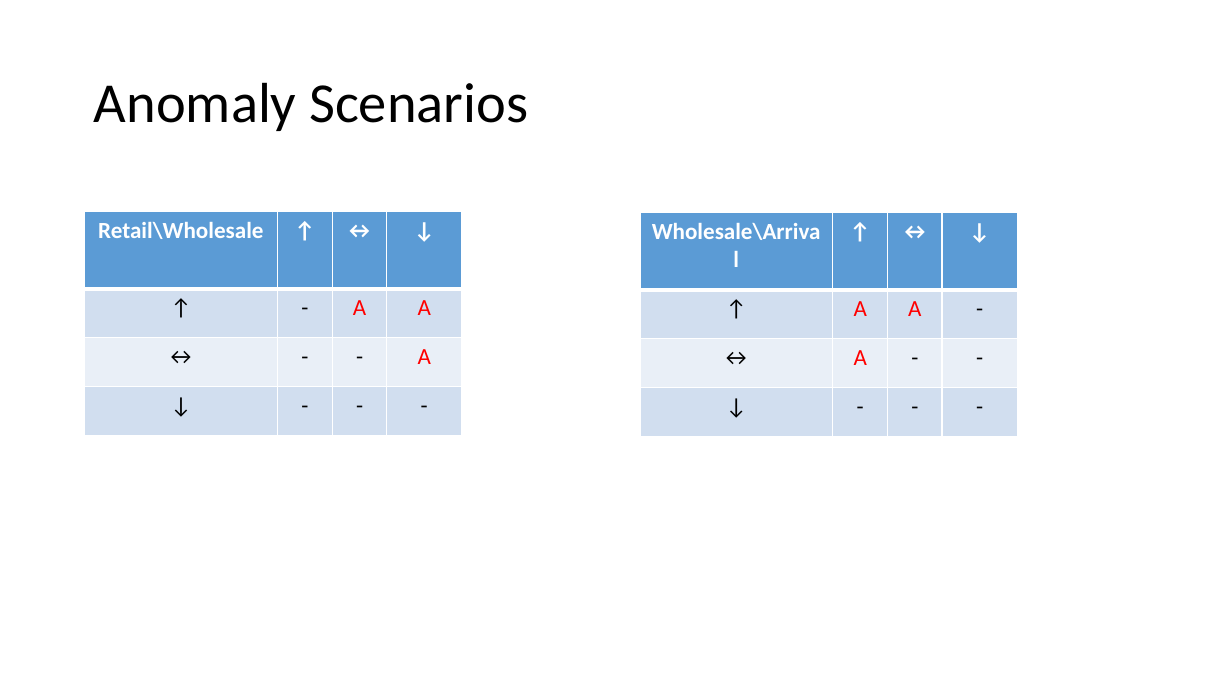
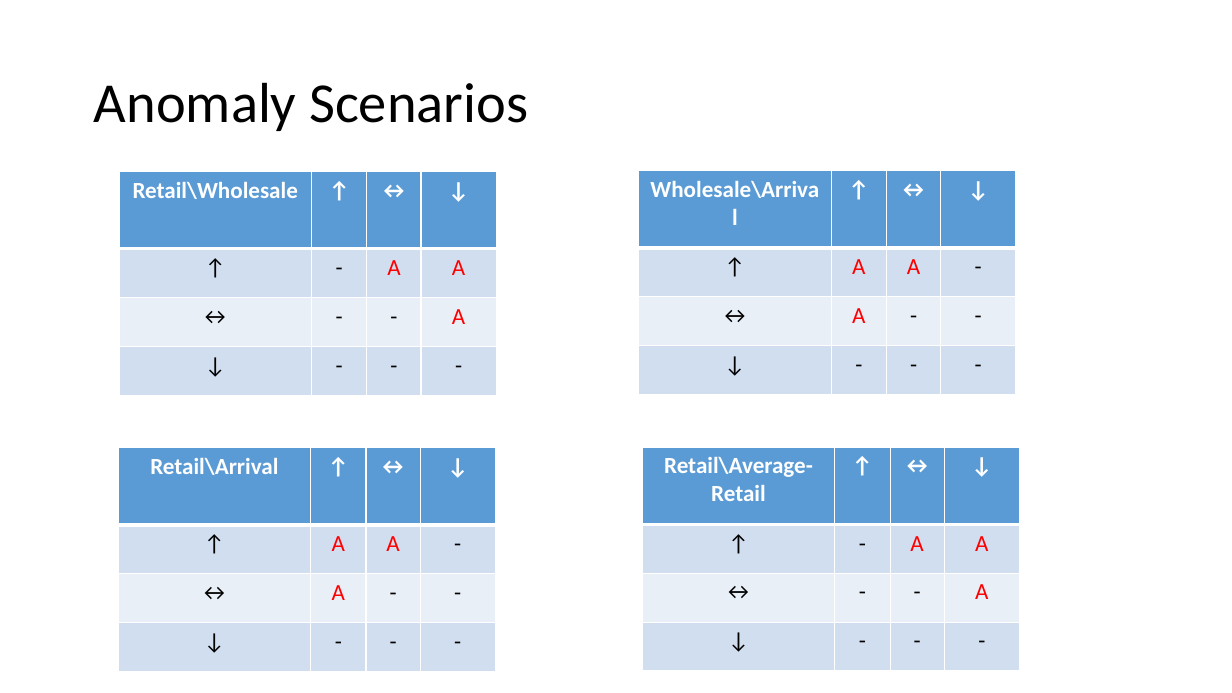
Before and after one commit to baldvaritesh/mtp, a slide deck: slide 9 of thesisPresentation/Thesis.pptx (slide 10 before the commit). Drawn at 1232x693 pixels with LibreOffice and Linux fonts; fonts in the diff are those of the drawing. Boxes give left, top, right and bottom in pixels: in the first picture for what was removed or moved away, otherwise in the second. Text is boxed around its words. In the diff, an @@ line names an element or a change of style, - is before the commit and + after.

```diff
--- a/thesisPresentation/Thesis.pptx
+++ b/thesisPresentation/Thesis.pptx
@@ table: place and size @@
-table at (85,212,462,435)
+table at (119,172,496,396)
@@ table: place and size @@
-table at (640,213,1018,436)
+table at (639,171,1016,395)
@@ table added at (118,447,495,671), 4 rows, 4 columns @@
+Retail\Arrival | ↑ | ↔ | ↓
+↑ | A | A | -
+↔ | A | - | -
+↓ | - | - | -
@@ table added at (642,447,1019,671), 4 rows, 4 columns @@
+Retail\Average-Retail | ↑ | ↔ | ↓
+↑ | - | A | A
+↔ | - | - | A
+↓ | - | - | -
```
Also in this commit, not shown: 8 other slides changed, 6 slides added, 1 slide removed, 14 other files.
